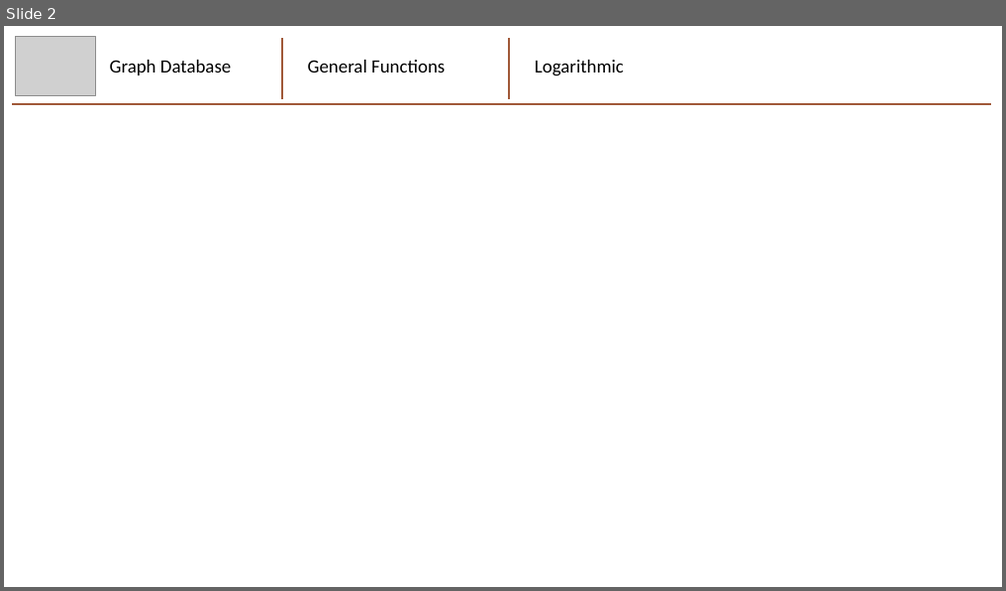
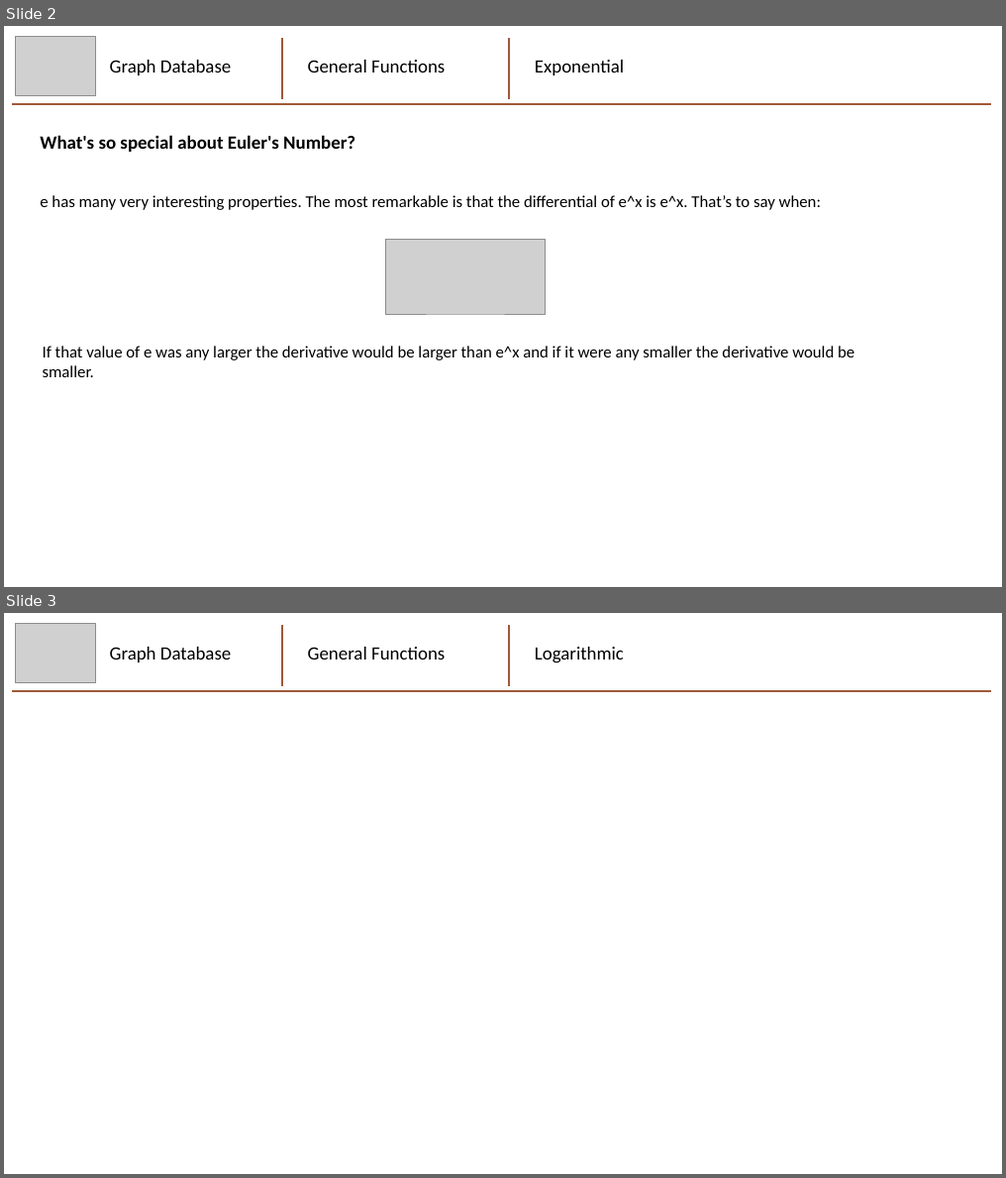
Before and after one commit to mhaythornthwaite/Testing_ML_Algorithms, a slide deck: Graphs_and_Functions/Graphs_and_Functions.pptx. Shown one above the other, each under a label of ours: slide 2 before the commit, slides 2 and 3 after it. The pictures are 1006x591 and 1006x1178 pixels, drawn with LibreOffice and Linux fonts; fonts in the diff are those of the drawing; grey boxes stand for pictures. Boxes give left, top, right and bottom in pixels: in the first picture for what was removed or moved away, otherwise in the second. Text is boxed around its words. In the diff, an @@ line names an element or a change of style, - is before the commit and + after.

Commit message:
Eulers Number

```diff
--- a/Graphs_and_Functions/Graphs_and_Functions.pptx
+++ b/Graphs_and_Functions/Graphs_and_Functions.pptx
@@ slide 2 added at box(4, 26, 1002, 587), background #FFFFFF @@
@@ picture added at box(15, 37, 95, 96) @@
@@ group added at box(12, 38, 991, 104): 2 lines, 2 texts @@
+Graph Database
+Exponential
@@ line added from (509, 99) to (509, 37), #A05838 1.5 pt @@
@@ text added at box(308, 60, 445, 73), 18 pt, text #000000 @@
+General Functions
@@ text added at box(40, 135, 355, 152), 18 pt, text #000000, bold @@
+What's so special about Euler's Number?
@@ text added at box(40, 195, 821, 210), 16 pt, text #000000 @@
+e has many very interesting properties. The most remarkable is that the differential of e^x is e^x. That’s to say when:
@@ picture added at box(385, 240, 546, 313) @@
@@ text added at box(43, 346, 854, 377), 16 pt, text #000000 @@
+If that value of e was any larger the derivative would be larger than e^x and if it were any smaller the derivative would be smaller.
@@ what was slide 2 is now slide 3 @@
```
Also in this commit, not shown: 1 slide changed, 1 other file.
